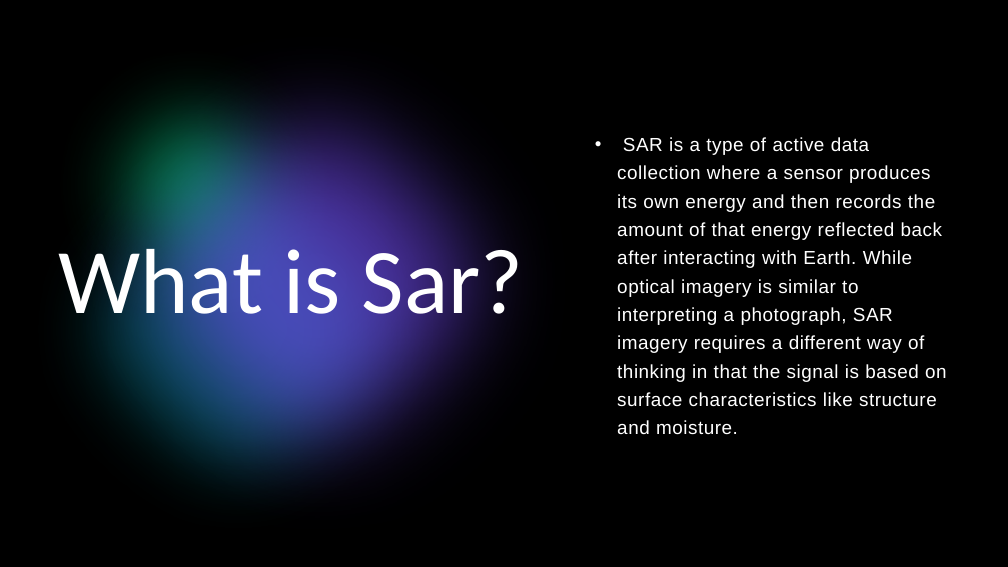
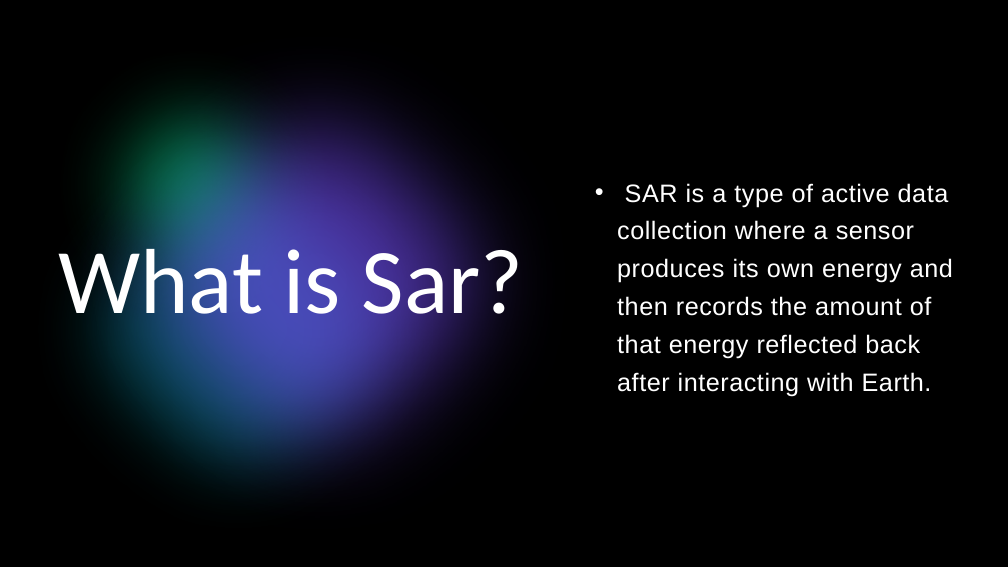
Before and after one commit to GnR98/WASDI-FadeOut, a slide deck: slide 2 of docs/ref/Presentazione_Sentinel1.pptx. Drawn at 1008x567 pixels with LibreOffice and Linux fonts; fonts in the diff are those of the drawing. Boxes give left, top, right and bottom in pixels: in the first picture for what was removed or moved away, otherwise in the second. Text is boxed around its words. In the diff, an @@ line names an element or a change of style, - is before the commit and + after.

```diff
--- a/docs/ref/Presentazione_Sentinel1.pptx
+++ b/docs/ref/Presentazione_Sentinel1.pptx
@@ text at (x1=617, y1=183, x2=953, y2=396): text changed; size 18 to 24 pt @@
-• SAR is a type of active data collection where a sensor produces its own energy and then records the amount of that energy reflected back after interacting with Earth. While optical imagery is similar to interpreting a photograph, SAR imagery requires a different way of thinking in that the signal is based on surface characteristics like structure and moisture.
+• SAR is a type of active data collection where a sensor produces its own energy and then records the amount of that energy reflected back after interacting with Earth.
```
Also in this commit, not shown: 15 other slides changed, 10 slides added, 2 slides removed.
